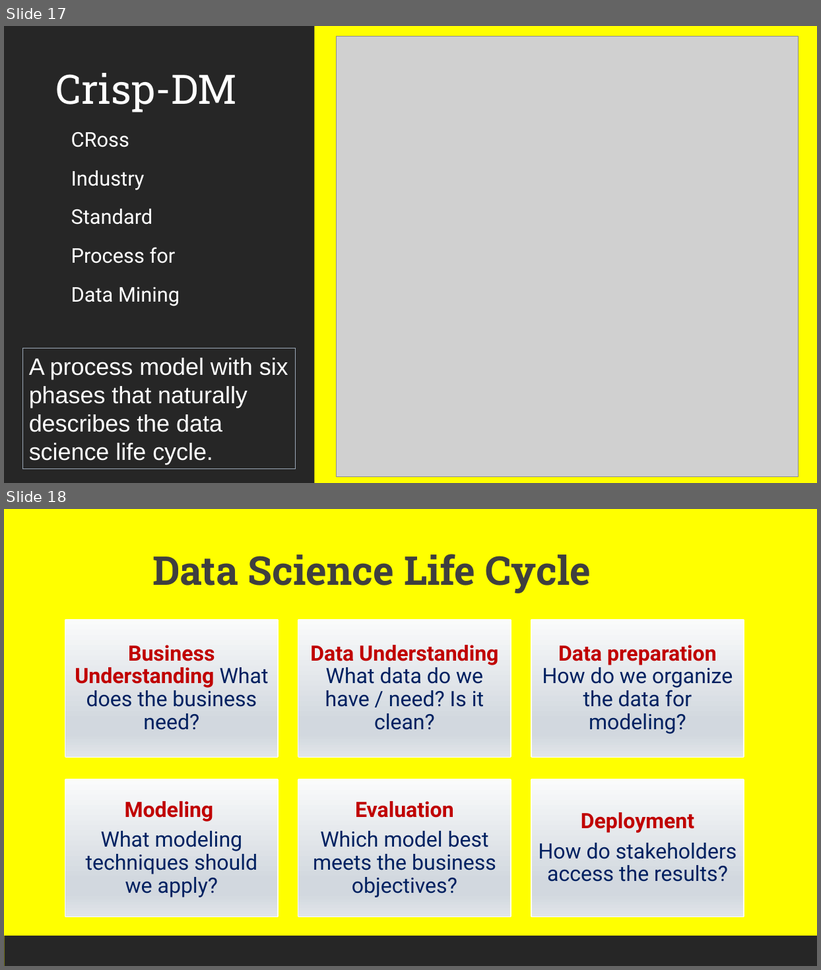
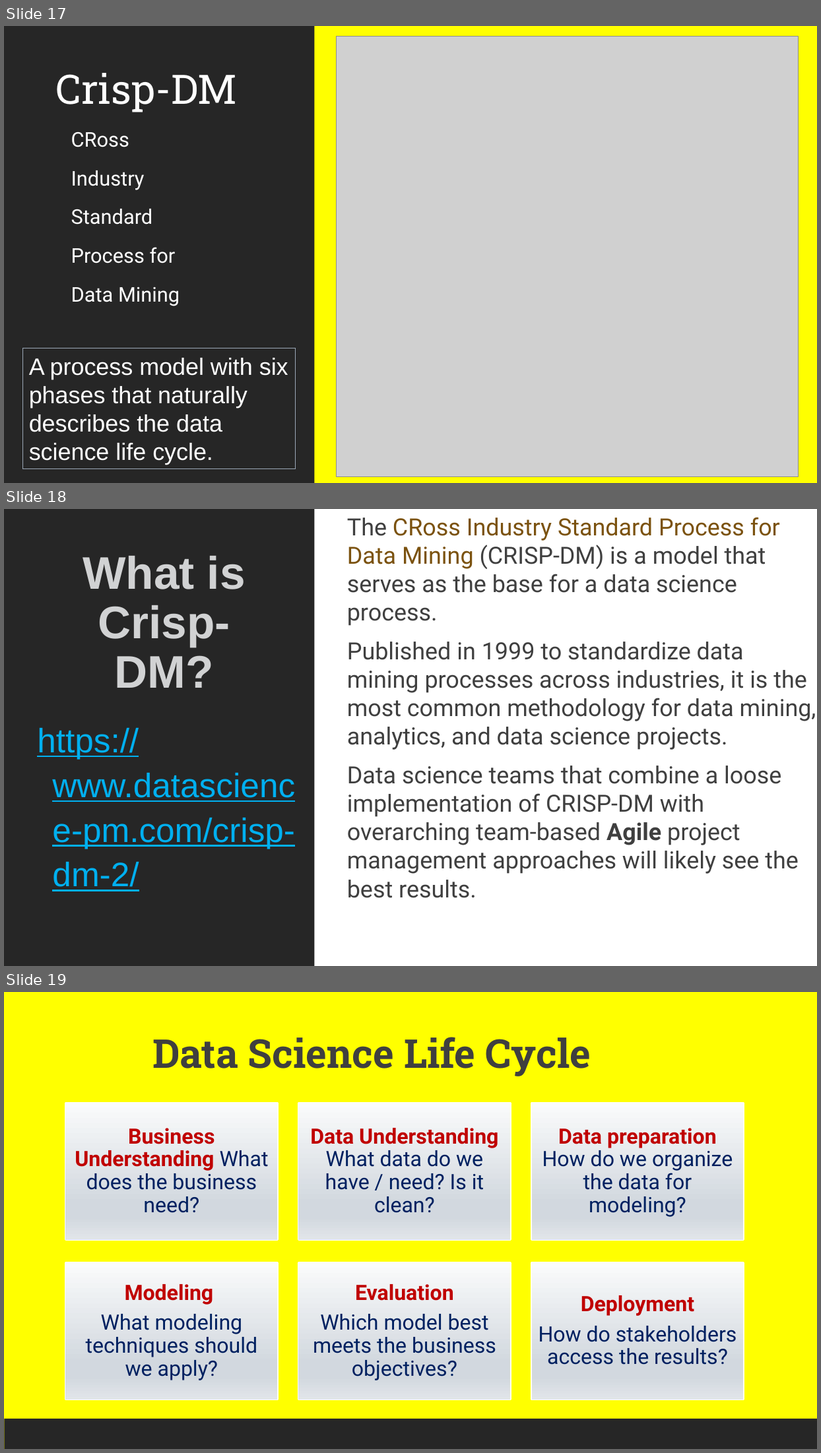
Before and after one commit to torres11991/dap-curriculum, a slide deck: Section02/2.2-IntroToDataAnalytics.pptx. Shown one above the other, each under a label of ours: slides 17 and 18 before the commit, slides 17, 18 and 19 after it. The pictures are 821x970 and 821x1453 pixels, drawn with LibreOffice and Linux fonts; fonts in the diff are those of the drawing; grey boxes stand for pictures. Boxes give left, top, right and bottom in pixels: in the first picture for what was removed or moved away, otherwise in the second. Text is boxed around its words. In the diff, an @@ line names an element or a change of style, - is before the commit and + after.

Commit message:
update slide deck

```diff
--- a/Section02/2.2-IntroToDataAnalytics.pptx
+++ b/Section02/2.2-IntroToDataAnalytics.pptx
@@ slide 18 added at bbox=[4, 509, 817, 966], background #FFFFFF; not listed: 1 template element that a slide beside it also shows @@
@@ text added at bbox=[347, 517, 816, 898], 28 pt, text #3F3F3F @@
+  The CRoss Industry Standard Process for Data Mining (CRISP-DM) is a model that serves as the base for a data science process.
+  Published in 1999 to standardize data mining processes across industries, it is the most common methodology for data mining, analytics, and data science projects.
+  Data science teams that combine a loose implementation of CRISP-DM with overarching team-based Agile project management approaches will likely see the best results.
@@ title added at bbox=[83, 556, 246, 688], 54 pt, text #D1D2D3, bold @@
+What is Crisp-DM?
@@ text added at bbox=[37, 728, 295, 892], 40 pt, text #00B0F0, underline @@
+https://www.datascience-pm.com/crisp-dm-2/
@@ what was slide 18 is now slide 19 @@
```
